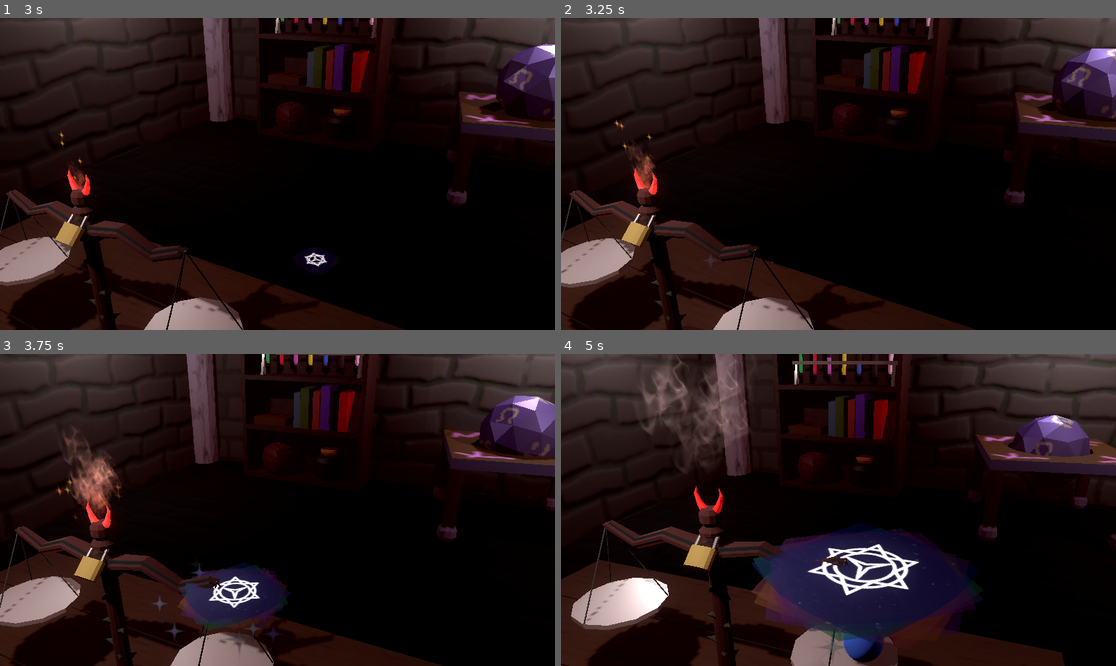
Above: before the commit, frames 1-4 (two rows, left to right).
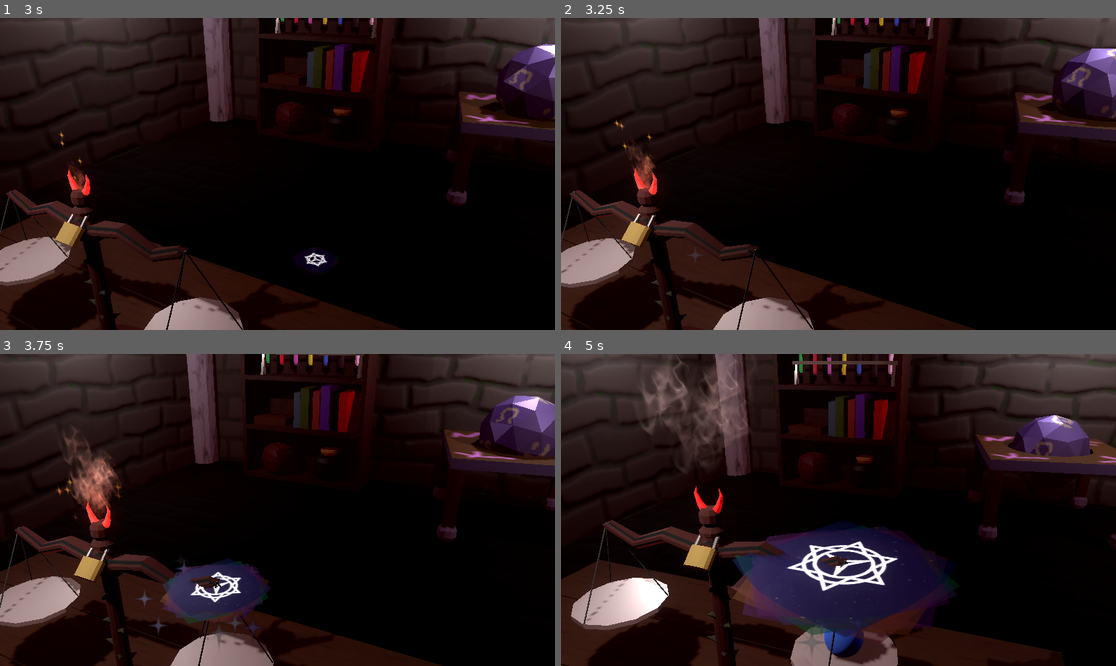
Above: after the commit, the same moments.

Repository: camd67/scale-game
Game: Godot game, scene res://scene/main/main.tscn
The game is run twice, just before and just after one commit, with the same random seed, the same clock (stepped at 60 frames per second) and the same inputs. Sound files missing from this copy of the repository are replaced by a short silence.
Inputs (mouse positions are in pixels of both pictures, inside the frame that each line leads up to):
- Up to frame 1 (3 s): click "Begin Balancing" at 0.5 s; move the mouse to (399, 158) at 1.27 s; click (399, 158) at 1.42 s; drag from (166, 189) to (249, 236) at 2.02 s; move the mouse to (333, 105) at 2.77 s; click (333, 105) at 2.92 s
- Up to frame 2 (3.25 s): no input
- Up to frame 3 (3.75 s): drag from (249, 572) to (111, 463) at 3.52 s
- Up to frame 4 (5 s): move the mouse to (1005, 556) at 4.27 s; click (1005, 556) at 4.42 s

Frame 1 is identical in both runs. In frame 2, less than 0.1% of the frame differs, in the area x 23-39%, y 74-80%; in frame 3, 2.6%; in frame 4, 6.3%, in the area x 30-76%, y 53-100%.

Commit message:
Add a second level

Diff:
--- /dev/null
+++ b/resources/level_definitions/planets/planets2.tres
@@ -0,0 +1,13 @@
+[gd_resource type="Resource" script_class="LevelDefinition" load_steps=6 format=3 uid="uid://crkwcikpi3uon"]
+
+[ext_resource type="Script" path="res://resources/measureables/measureable.gd" id="1_3qqbu"]
+[ext_resource type="Resource" uid="uid://cf24gwy5cwkpn" path="res://resources/measureables/planets/mercury.tres" id="2_eeco6"]
+[ext_resource type="Resource" uid="uid://dwd3f6lcx78l4" path="res://resources/measureables/planets/mars.tres" id="3_8mi0g"]
+[ext_resource type="Resource" uid="uid://dxrsv3hauso6u" path="res://resources/measureables/planets/earth.tres" id="4_673rk"]
+[ext_resource type="Script" path="res://resources/level_definitions/level_definition.gd" id="5_bopjm"]
+
+[resource]
+script = ExtResource("5_bopjm")
+id = "planets1"
+left_side = Array[ExtResource("1_3qqbu")]([ExtResource("2_eeco6"), ExtResource("4_673rk"), ExtResource("3_8mi0g"), ExtResource("2_eeco6")])
+right_side = Array[ExtResource("1_3qqbu")]([ExtResource("3_8mi0g"), ExtResource("3_8mi0g")])
--- a/scene/main/main.tscn
+++ b/scene/main/main.tscn
@@ -8,6 +8,7 @@
 [ext_resource type="Script" path="res://resources/level_definitions/level_definition.gd" id="3_kqovf"]
 [ext_resource type="PackedScene" uid="uid://foljia802g4d" path="res://scene/dungeon/scaled_dungeon_living.tscn" id="4_6qt3t"]
 [ext_resource type="Resource" uid="uid://c184kbs4suval" path="res://resources/level_definitions/planets/planets1.tres" id="4_i6wjg"]
+[ext_resource type="Resource" uid="uid://crkwcikpi3uon" path="res://resources/level_definitions/planets/planets2.tres" id="5_nmpru"]
 [ext_resource type="PackedScene" uid="uid://bhlp8xn50igxa" path="res://scene/flickering_light/flickering_light.tscn" id="5_r3mqi"]
 [ext_resource type="Texture2D" uid="uid://blesrlm3igbkx" path="res://scene/dungeon/fireparticle.png" id="6_xc4fm"]
 [ext_resource type="PackedScene" uid="uid://dt1b4n121yfn5" path="res://scene/measureable_spawner/measureable_spawner.tscn" id="12_ysa5h"]
@@ -145,7 +146,7 @@
 script = ExtResource("1_er31i")
 
 [node name="LevelManager" parent="." node_paths=PackedStringArray("spawner") instance=ExtResource("2_f8vwc")]
-level_definitions = Array[ExtResource("3_kqovf")]([ExtResource("4_i6wjg"), ExtResource("4_i6wjg"), ExtResource("4_i6wjg"), ExtResource("4_i6wjg")])
+level_definitions = Array[ExtResource("3_kqovf")]([ExtResource("4_i6wjg"), ExtResource("5_nmpru"), ExtResource("4_i6wjg"), ExtResource("5_nmpru")])
 spawner = NodePath("../MeasureableSpawner")
 
 [node name="MeasureableSpawner" parent="." node_paths=PackedStringArray("left_spawn_location", "right_spawn_location") instance=ExtResource("12_ysa5h")]
@@ -262,4 +263,4 @@
 transform = Transform3D(1, 0, 0, 0, 1, 0, 0, 0, 1, -0.570088, 1.07004, 1.82476)
 
 [node name="TableRightSpawnPoint" type="Marker3D" parent="."]
-transform = Transform3D(1, 0, 0, 0, 1, 0, 0, 0, 1, 0.480778, 1.15936, 1.82476)
+transform = Transform3D(1, 0, 0, 0, 1, 0, 0, 0, 1, 0.434565, 1.15936, 1.82476)
--- a/scene/scale/scale.gd
+++ b/scene/scale/scale.gd
@@ -61,6 +61,7 @@
 func _on_left_pan_body_exited(body: Node3D) -> void:
 	if body is Grabbable and body.weighable != null and body.is_player_grabbable:
 		left_pan_weight -= body.weighable.weight
+		print("left weight: " + str(left_pan_weight))
 		update_labels()
 		GameEvents.emit_pan_exited()
 
@@ -68,7 +69,7 @@
 func _on_right_pan_body_entered(body: Node3D) -> void:
 	if body is Grabbable and body.weighable != null and not body.is_player_grabbable:
 		right_pan_weight += body.weighable.weight
-		print("left weight: " + str(right_pan_weight))
+		print("right weight: " + str(right_pan_weight))
 		update_labels()
 
 
@@ -77,5 +78,5 @@
 	# Skip for now unless we need it later
 	if body is Grabbable and body.weighable != null and not body.is_player_grabbable:
 		pass
-		#right_pan_weight -= body.weighable.weight
-		#update_labels()
+		right_pan_weight -= body.weighable.weight
+		update_labels()
Not shown: 1 places in scene/main/main.tscn that only renumber resources
